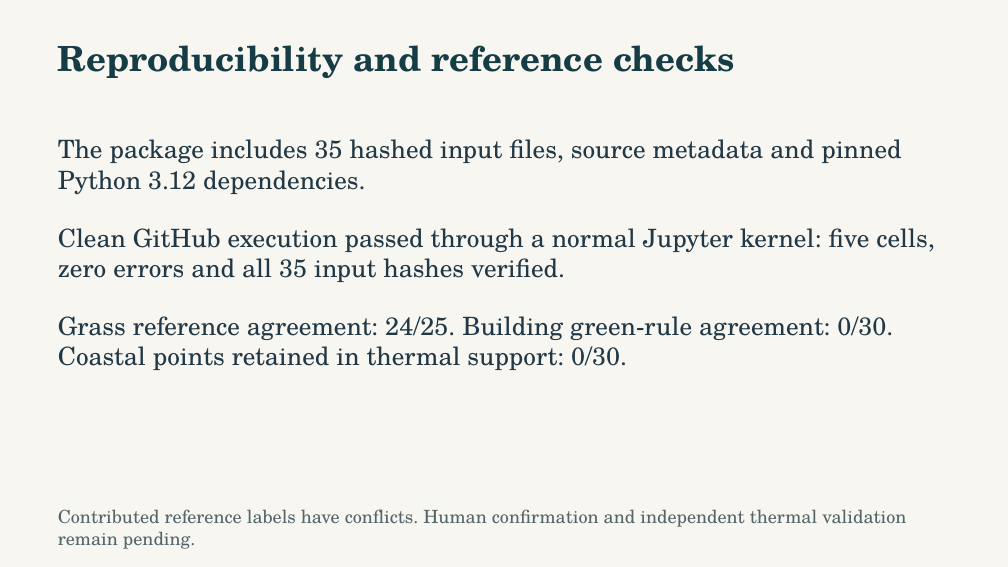
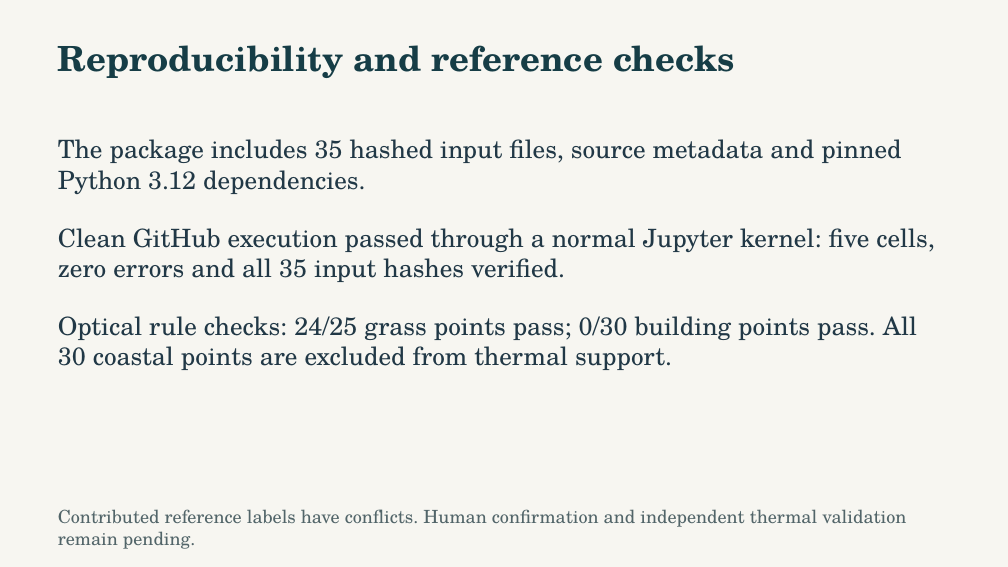
Before and after one commit to NasserAlhuri/spaceHacathon, a slide deck: slide 9 of docs/UrbanHeat-AlKhor-Pitch.pptx. Drawn at 1008x567 pixels with LibreOffice and Linux fonts; fonts in the diff are those of the drawing. Boxes give left, top, right and bottom in pixels: in the first picture for what was removed or moved away, otherwise in the second. Text is boxed around its words. In the diff, an @@ line names an element or a change of style, - is before the commit and + after.

```diff
--- a/docs/UrbanHeat-AlKhor-Pitch.pptx
+++ b/docs/UrbanHeat-AlKhor-Pitch.pptx
@@ text at <box>58,316,917,370</box>: text changed @@
-Grass reference agreement: 24/25. Building green-rule agreement: 0/30. Coastal points retained in thermal support: 0/30.
+Optical rule checks: 24/25 grass points pass; 0/30 building points pass. All 30 coastal points are excluded from thermal support.
```
Also in this commit, not shown: 10 other slides changed, 32 other files.
